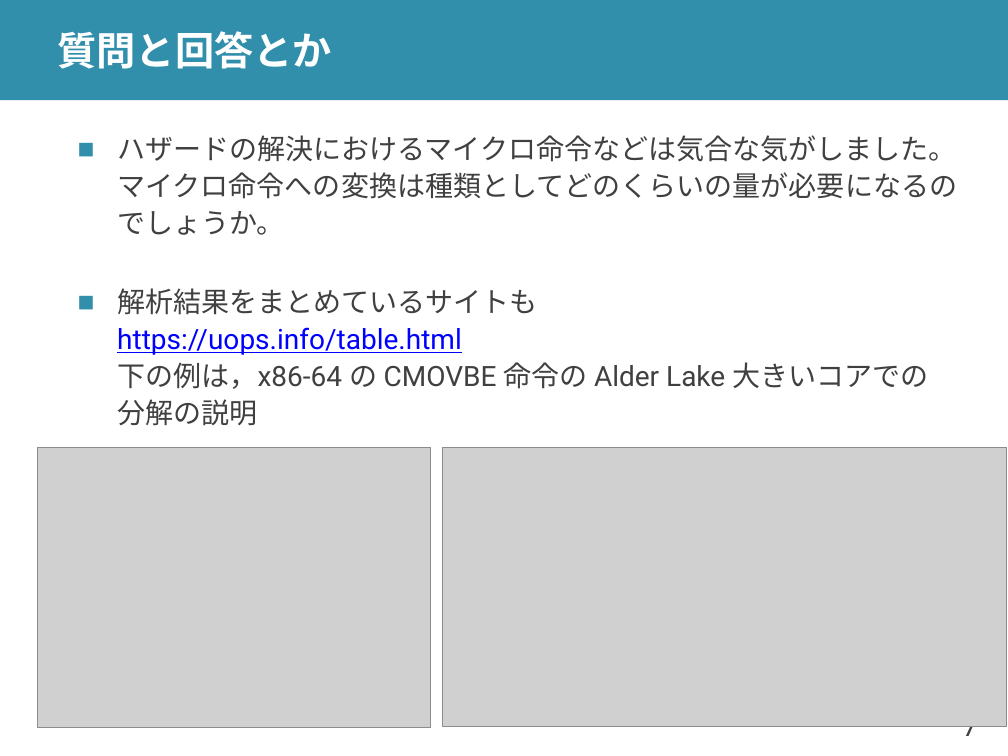
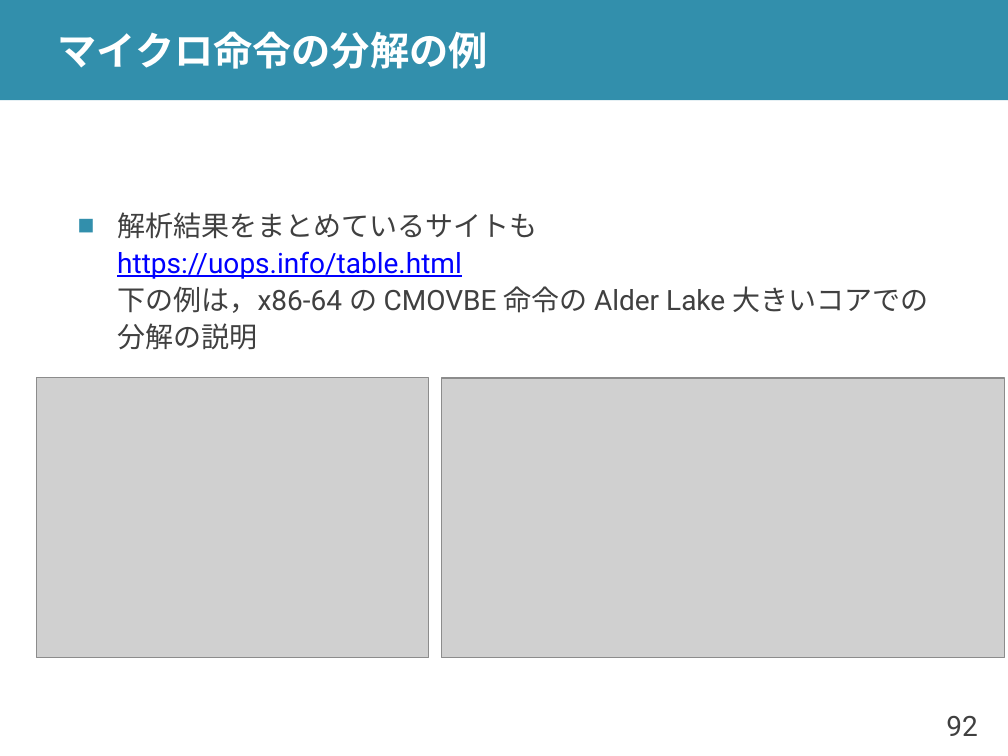
Before and after one commit to shioyadan/advanced-computer-organization, a slide deck: slide 92 of aco-shioya-05.pptx (slide 7 before the commit). Drawn at 1008x756 pixels with LibreOffice and Linux fonts; fonts in the diff are those of the drawing; grey boxes stand for pictures. Boxes give left, top, right and bottom in pixels: in the first picture for what was removed or moved away, otherwise in the second. Text is boxed around its words. In the diff, an @@ line names an element or a change of style, - is before the commit and + after.

```diff
--- a/aco-shioya-05.pptx
+++ b/aco-shioya-05.pptx
@@ title at bbox=[58, 31, 488, 69]: text changed @@
-質問と回答とか
+マイクロ命令の分解の例
@@ text at bbox=[117, 135, 957, 235]: paragraph removed @@
-■ ハザードの解決におけるマイクロ命令などは気合な気がしました。マイクロ命令への変換は種類としてどのくらいの量が必要になるのでしょうか。
@@ picture: place and size @@
-picture at bbox=[37, 448, 430, 728]
+picture at bbox=[36, 378, 429, 658]
@@ picture: place and size @@
-picture at bbox=[443, 448, 1006, 727]
+picture at bbox=[442, 378, 1005, 657]
@@ page number at bbox=[946, 716, 977, 736]: text changed @@
-7
+92
```
Also in this commit, not shown: 7 other slides changed, 20 slides added, 22 slides removed, 3 other files.
